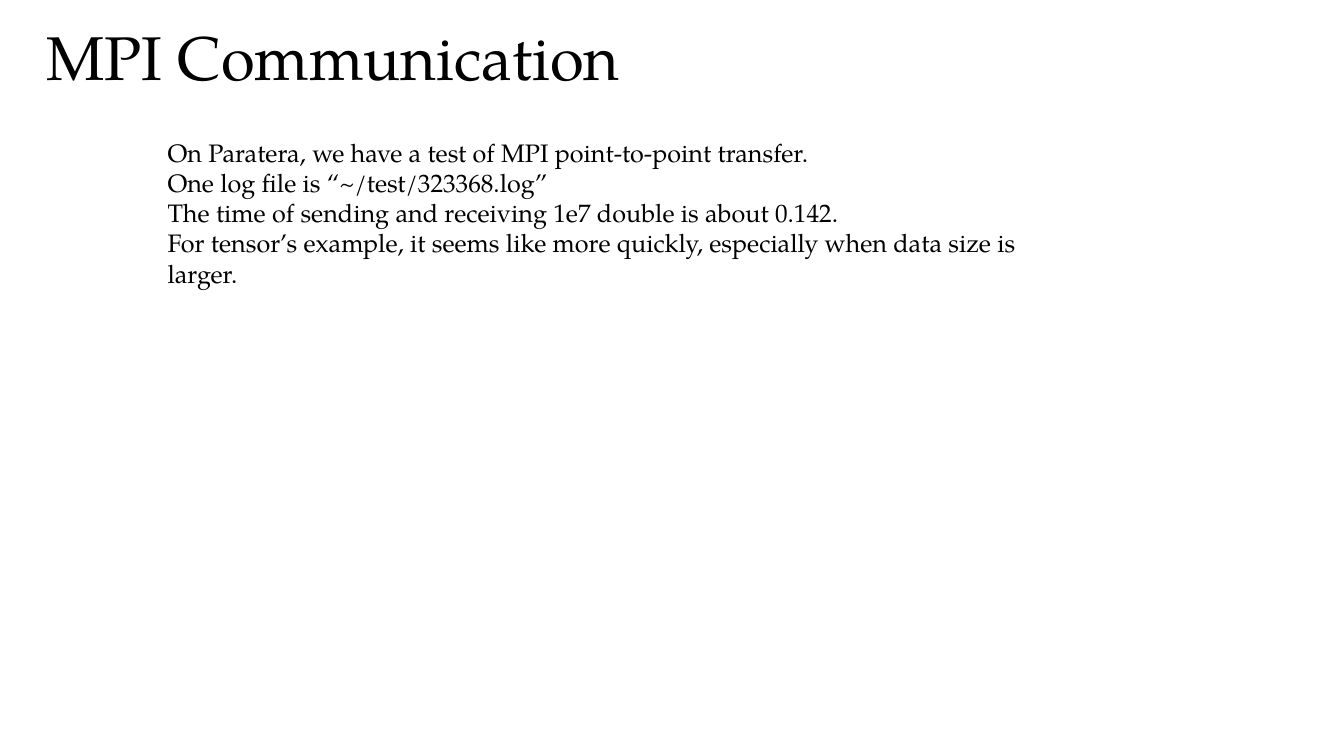
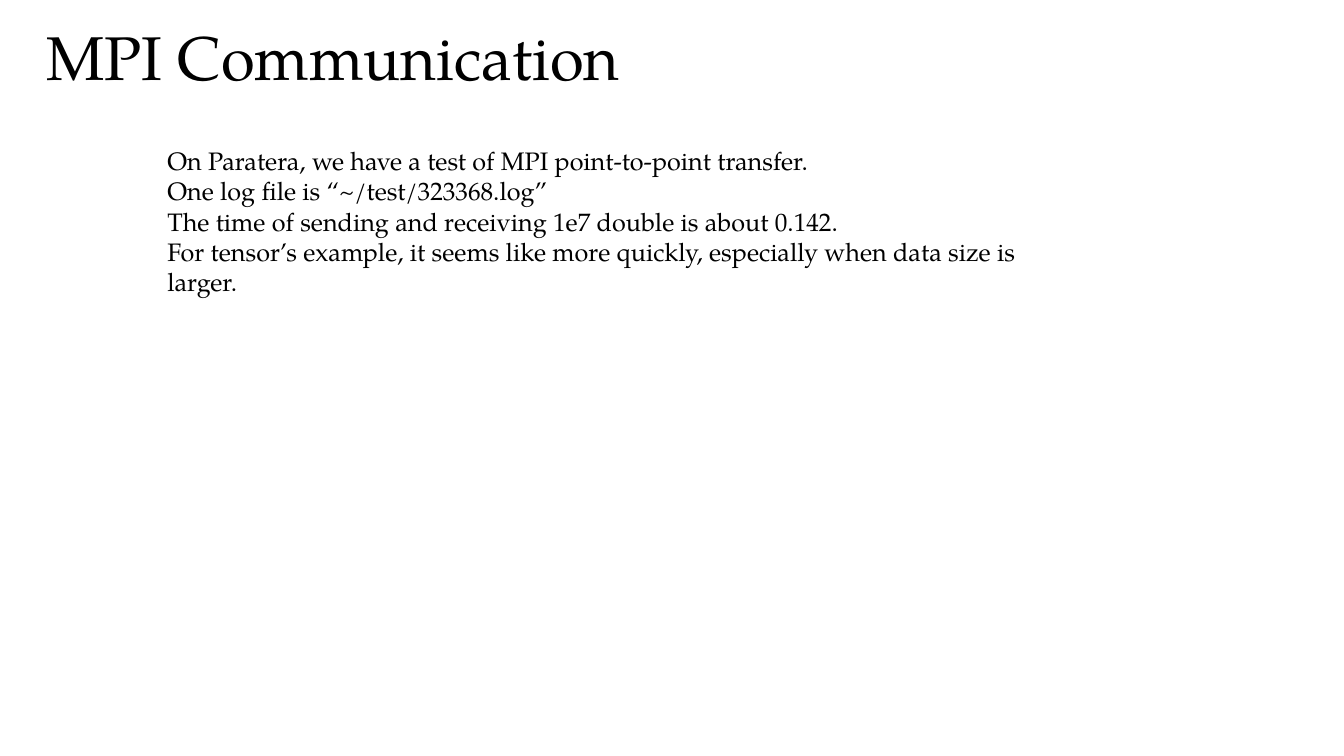
Before and after one commit to QuantumLiquids/SSH-Hubbard, a slide deck: slide 4 of note/Technical-Note.pptx. Drawn at 1344x756 pixels with LibreOffice and Linux fonts; fonts in the diff are those of the drawing. Boxes give left, top, right and bottom in pixels: in the first picture for what was removed or moved away, otherwise in the second. Text is boxed around its words. In the diff, an @@ line names an element or a change of style, - is before the commit and + after.

```diff
--- a/note/Technical-Note.pptx
+++ b/note/Technical-Note.pptx
@@ text "On Paratera, we have a ...": place and size @@
-text "On Paratera, we have a ..." at [168,143,1015,290]
+text "On Paratera, we have a ..." at [167,151,1015,298]
```
Also in this commit, not shown: 1 slide added, 19 other files.
